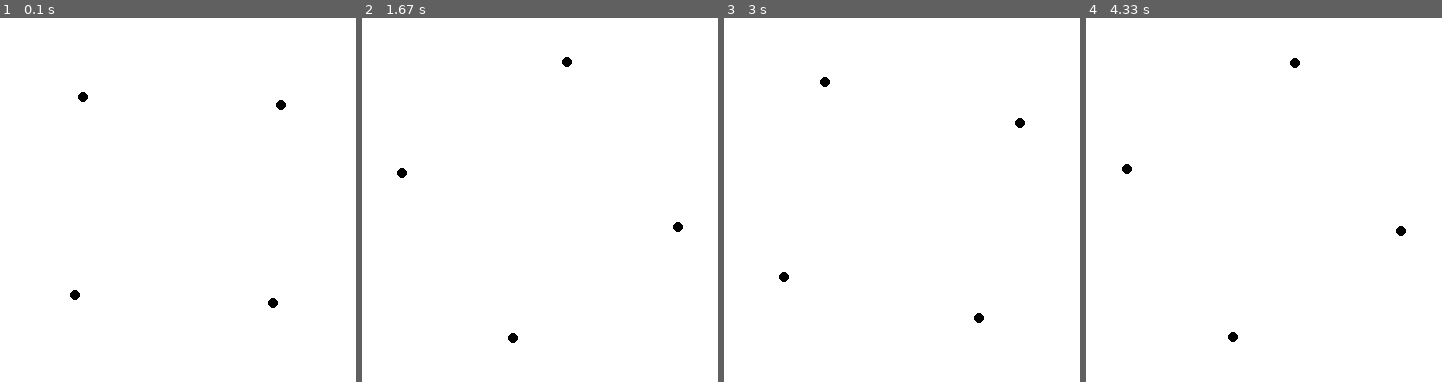
Above: before the commit, frames 1-4 (left to right).
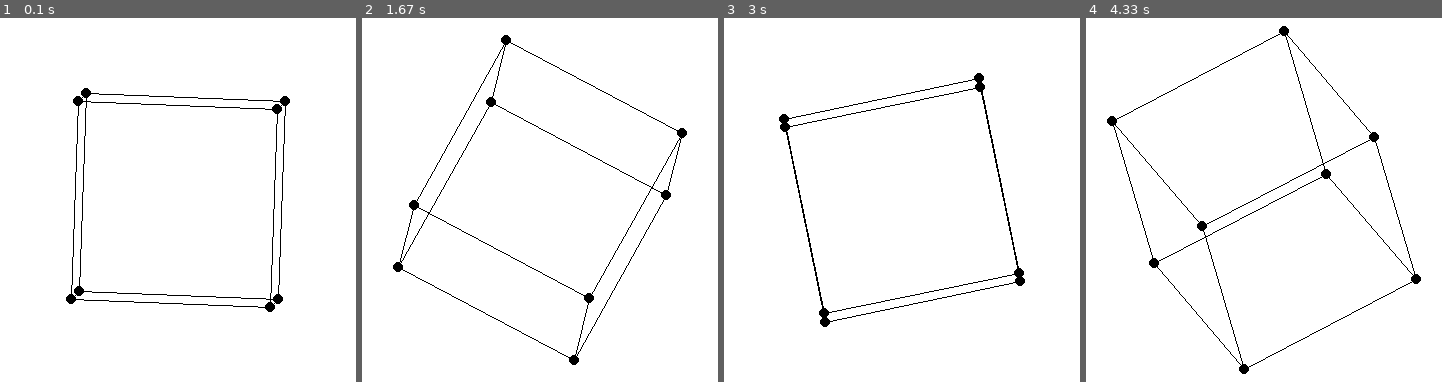
Above: after the commit, the same moments.

Repository: DillTheBeast/Renderer
Game: pygame game, started from PyGameCube.py
Two runs of this game, one before a commit and one after it. Both use one fixed random seed, a clock stepped at 60 frames per second and the inputs below.
Inputs:
- Up to frame 1 (0.1 s): no input
- Up to frame 2 (1.67 s): no input
- Up to frame 3 (3 s): no input
- Up to frame 4 (4.33 s): no input

The runs differ from the first frame. In frame 1, 1.5% of the frame differs, in the area x 18-82%, y 19-81%; in frame 2, 1.9%, in the area x 8-92%, y 4-96%; in frame 3, 1.7%; in frame 4, 1.9%.

Commit message:
Update PyGameCube.py

Diff:
--- a/PyGameCube.py
+++ b/PyGameCube.py
@@ -29,6 +29,14 @@
     [1, 0, 0],
     [0, 1, 0]
 ])
+
+projectedPoints = [
+    [n, n] for n in range(len(points))
+]
+
+def connectPoints(i, j, points):
+    pygame.draw.line(screen, BLACK, (points[i][0], points[i][1]), (points[j][0], points[j][1]))
+
 clock = pygame.time.Clock()
 
 while True:
@@ -49,16 +57,53 @@
         [sin(angle), cos(angle), 0],
         [0, 0, 1]
     ])
+    rotationY = np.matrix([
+        [cos(angle), 0, sin(angle)],
+        [0, 1, 0],
+        [-sin(angle), 0, cos(angle)]
+    ])
+    rotationX = np.matrix([
+        [1, 0, 0],
+        [0, cos(angle), -sin(angle)],
+        [0, sin(angle), cos(angle)]
+    ])
 
     angle += 0.01
 
     screen.fill(WHITE)
     #drawing stuff
+    i = 0
     for point in points:
         rotated2D = np.dot(rotationZ, point.reshape((3, 1)))
+        rotated2D = np.dot(rotationX, rotated2D)
+        rotated2D = np.dot(rotationY, rotated2D)
+
         projected2D = np.dot(projection_matrix, rotated2D)
+
         x = int(projected2D[0, 0] * scale) + circle_pos[0]
-        y = int(projected2D[1, 0] * scale) + circle_pos[1 ]
+        y = int(projected2D[1, 0] * scale) + circle_pos[1]
+
+        projectedPoints[i] = [x, y]
         pygame.draw.circle(screen, BLACK, (x, y), 5)
+        i += 1
+    # connectPoints(0, 1, projectedPoints)
+    # connectPoints(1, 2, projectedPoints)
+    # connectPoints(2, 3, projectedPoints)
+    # connectPoints(3, 0, projectedPoints)
+    #
+    # connectPoints(4, 5, projectedPoints)
+    # connectPoints(5, 6, projectedPoints)
+    # connectPoints(6, 7, projectedPoints)
+    # connectPoints(7, 4, projectedPoints)
+    #
+    # connectPoints(0, 4, projectedPoints)
+    # connectPoints(1, 5, projectedPoints)
+    # connectPoints(2, 6, projectedPoints)
+    # connectPoints(3, 7, projectedPoints)
+
+    for p in range(4):
+        connectPoints(p, (p+1) % 4, projectedPoints)
+        connectPoints(p+4, ((p+1) % 4) + 4, projectedPoints)
+        connectPoints(p, p+4, projectedPoints)
 
     pygame.display.update()
